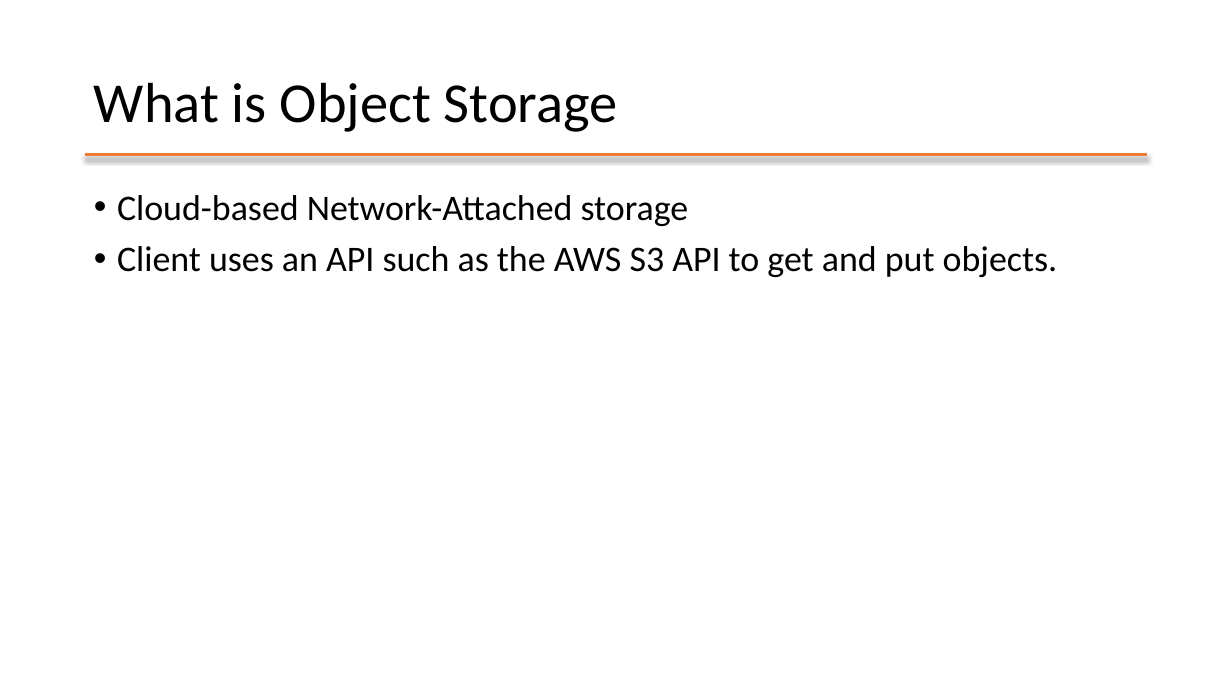
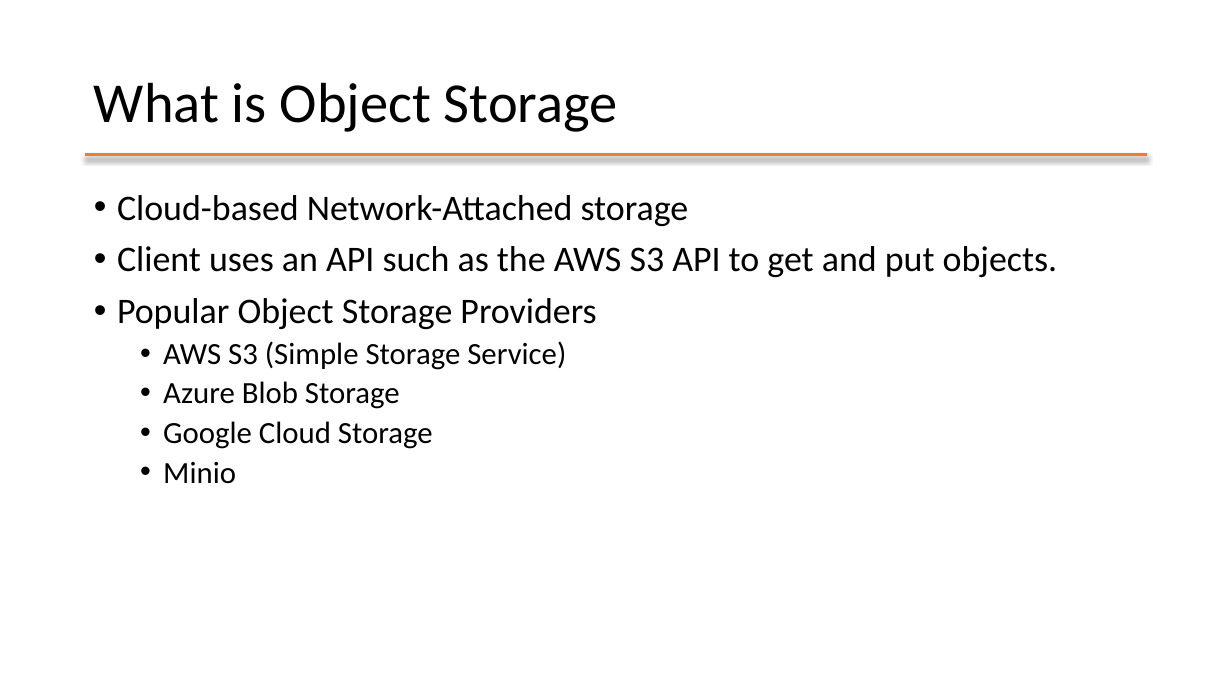
Before and after one commit to mafudge/ist769-old, a slide deck: slide 4 of content/D-Spark/D-Spark-Object-Storage.pptx. Drawn at 1232x693 pixels with LibreOffice and Linux fonts; fonts in the diff are those of the drawing. Boxes give left, top, right and bottom in pixels: in the first picture for what was removed or moved away, otherwise in the second. Text is boxed around its words. In the diff, an @@ line names an element or a change of style, - is before the commit and + after.

```diff
--- a/content/D-Spark/D-Spark-Object-Storage.pptx
+++ b/content/D-Spark/D-Spark-Object-Storage.pptx
@@ text at [117,298,596,484]: paragraphs added @@
+• Popular Object Storage Providers
+  • AWS S3 (Simple Storage Service)
+  • Azure Blob Storage
+  • Google Cloud Storage
+  • Minio
```
Also in this commit, not shown: 7 other slides changed, 26 slides added, 8 slides removed, 35 other files.
